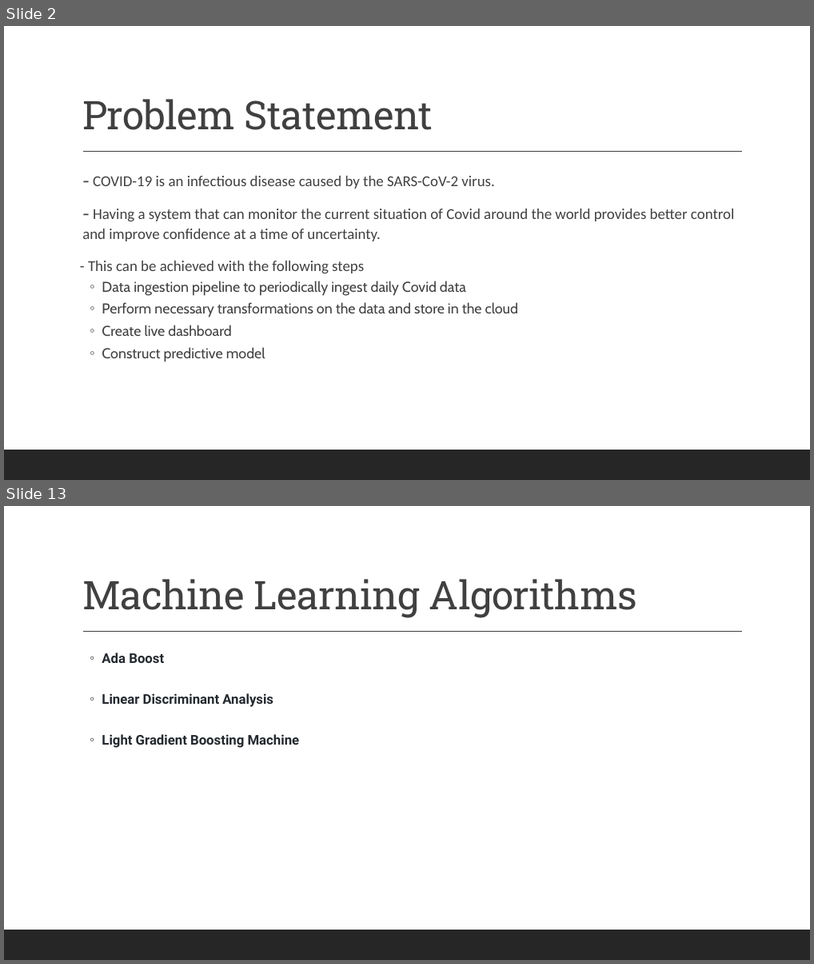
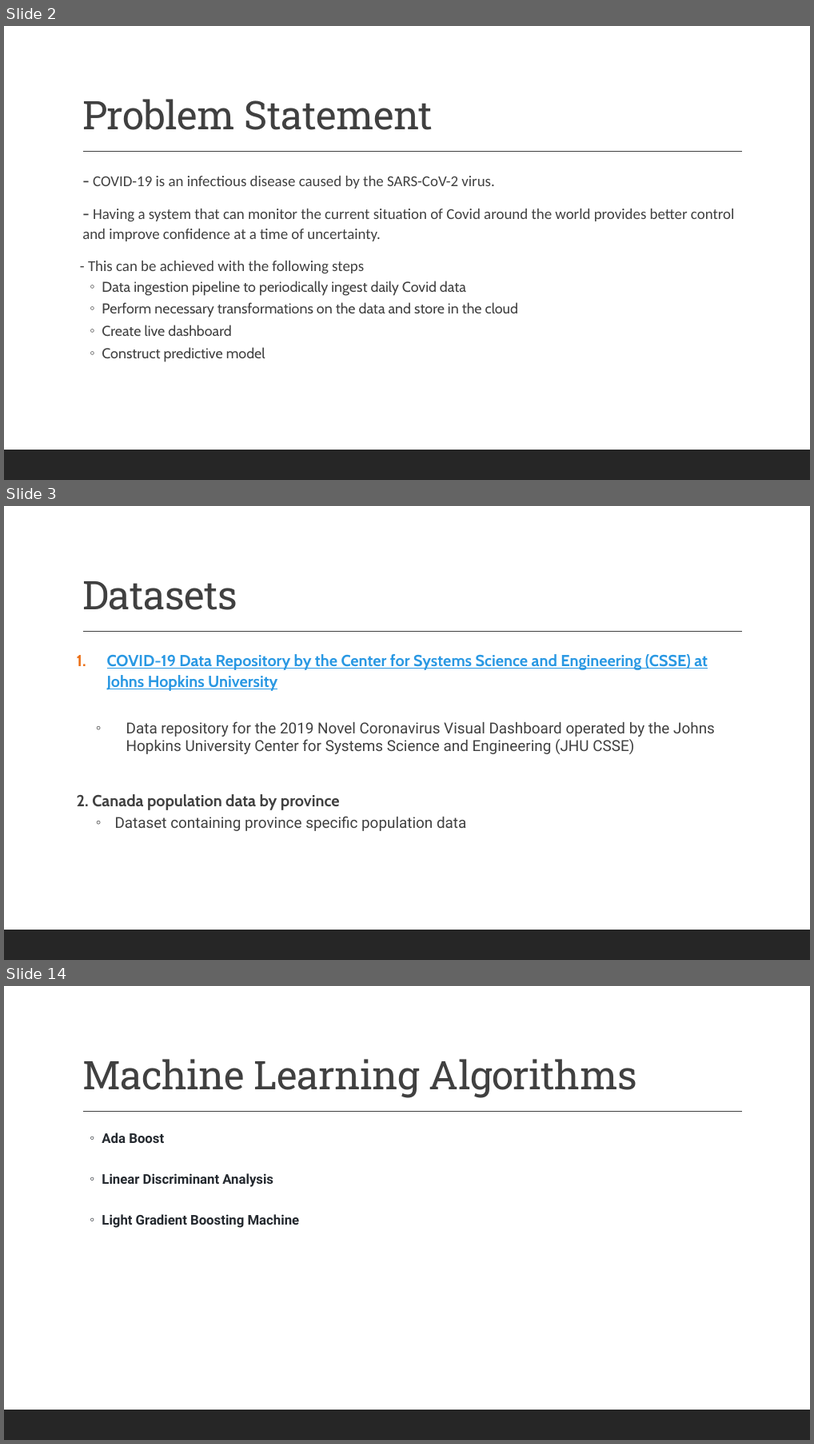
Before and after one commit to VargheseTresa/SpringBoard, a slide deck: cap3/Capstone_Final_Slides.pptx. Shown one above the other, each under a label of ours: slides 2 and 13 before the commit, slides 2, 3 and 14 after it; the slides between them are not shown. The pictures are 814x964 and 814x1444 pixels, drawn with LibreOffice and Linux fonts; fonts in the diff are those of the drawing. Boxes give left, top, right and bottom in pixels: in the first picture for what was removed or moved away, otherwise in the second. Text is boxed around its words. In the diff, an @@ line names an element or a change of style, - is before the commit and + after.

```diff
--- a/cap3/Capstone_Final_Slides.pptx
+++ b/cap3/Capstone_Final_Slides.pptx
@@ slide 3 added at bbox=[4, 506, 810, 960], background #FFFFFF; not listed: 2 template elements that a slide beside it also shows @@
@@ title added at bbox=[82, 581, 238, 610], 47 pt, text #404040 @@
+Datasets
@@ text added at bbox=[77, 654, 715, 831], 18 pt, text #404040 @@
+1. COVID-19 Data Repository by the Center for Systems Science and Engineering (CSSE) at Johns Hopkins University
+  ◦ Data repository for the 2019 Novel Coronavirus Visual Dashboard operated by the Johns Hopkins University Center for Systems Science and Engineering (JHU CSSE)
+2. Canada population data by province
+  ◦ Dataset containing province specific population data
@@ what was slide 13 is now slide 14 @@
```
Also in this commit, not shown: 2 slides changed, 8 other slides added, 10 slides removed, 1 other file.
